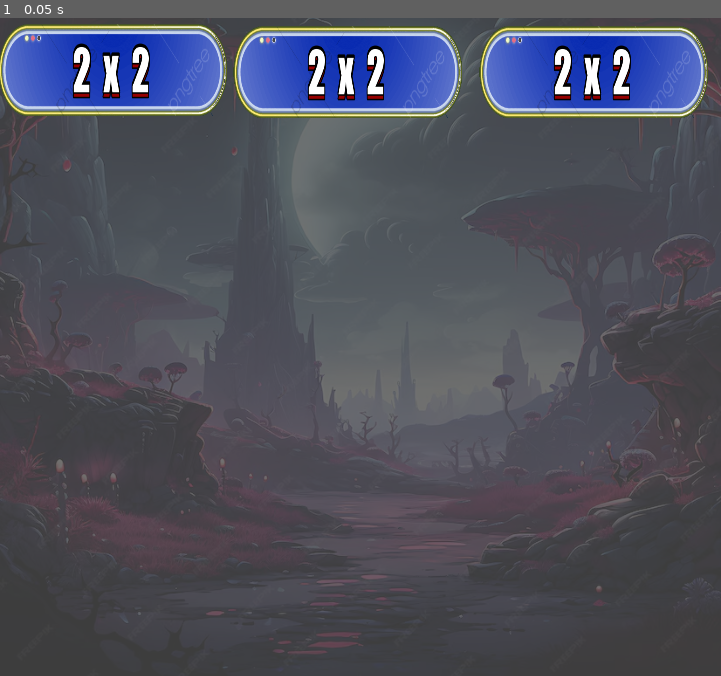
Above: before the commit, frame 1.
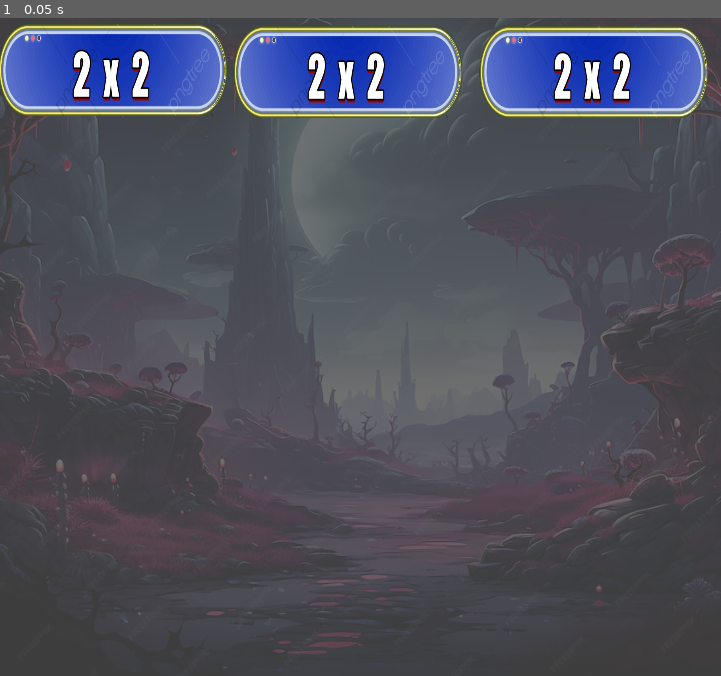
Above: after the commit, the same moment.

Repository: Klousse/Math-Invaders
Game: Godot game, scene res://Scenes/Game.tscn
Same seed, same stepped clock (60 frames per second), same inputs: the game is played once before the commit and once after it.
Inputs:
- Up to frame 1 (0.05 s): no input

The runs differ from the first frame. In frame 1, 1.0% of the frame differs, in the area x 9-88%, y 3-13%.

Commit message:
Bits and Pieces

Diff:
--- a/Scenes/invader.tscn
+++ b/Scenes/invader.tscn
@@ -1,8 +1,10 @@
-[gd_scene load_steps=4 format=3 uid="uid://bs5p1gy3uk58r"]
+[gd_scene load_steps=5 format=3 uid="uid://bs5p1gy3uk58r"]
 
 [ext_resource type="Texture2D" uid="uid://k8nhgn7a5ri5" path="res://Assets/art/frame.png" id="1_pe3rm"]
 [ext_resource type="FontFile" uid="uid://d2jq8fxj6a4o6" path="res://Assets/fonts/impact.ttf" id="2_irfb8"]
 [ext_resource type="Script" path="res://Scripts/invader.gd" id="2_ycmcs"]
+
+[sub_resource type="Theme" id="Theme_kk50d"]
 
 [node name="Invader" type="Sprite2D"]
 texture = ExtResource("1_pe3rm")
@@ -10,43 +12,19 @@
 
 [node name="Labels" type="Node2D" parent="."]
 
-[node name="Low" type="Label" parent="Labels"]
+[node name="Calculation" type="Label" parent="Labels"]
 offset_left = -236.0
 offset_top = -48.0
 offset_right = 228.0
 offset_bottom = 62.0
-theme_override_colors/font_color = Color(0.592157, 0, 0, 1)
+theme = SubResource("Theme_kk50d")
+theme_override_colors/font_color = Color(1, 1, 1, 1)
+theme_override_colors/font_shadow_color = Color(0.611765, 0, 0, 1)
 theme_override_colors/font_outline_color = Color(0, 0, 0, 1)
-theme_override_constants/outline_size = 10
+theme_override_constants/shadow_offset_y = 6
+theme_override_constants/outline_size = 11
 theme_override_fonts/font = ExtResource("2_irfb8")
 theme_override_font_sizes/font_size = 90
 text = "1  +  1"
 horizontal_alignment = 1
 vertical_alignment = 2
-
-[node name="High" type="Label" parent="Labels"]
-offset_left = -236.0
-offset_top = -58.0
-offset_right = 228.0
-offset_bottom = 52.0
-theme_override_colors/font_color = Color(0, 0, 0, 1)
-theme_override_colors/font_outline_color = Color(0, 0, 0, 1)
-theme_override_constants/outline_size = 10
-theme_override_fonts/font = ExtResource("2_irfb8")
-theme_override_font_sizes/font_size = 90
-text = "1  +  1"
-horizontal_alignment = 1
-vertical_alignment = 2
-
-[node name="Top" type="Label" parent="Labels"]
-offset_left = -236.0
-offset_top = -55.0
-offset_right = 228.0
-offset_bottom = 55.0
-theme_override_colors/font_outline_color = Color(0, 0, 0, 1)
-theme_override_constants/outline_size = 10
-theme_override_fonts/font = ExtResource("2_irfb8")
-theme_override_font_sizes/font_size = 90
-text = "1  +  1"
-horizontal_alignment = 1
-vertical_alignment = 2
--- a/Scripts/CalculationGenerator.gd
+++ b/Scripts/CalculationGenerator.gd
@@ -3,6 +3,7 @@
 class_name generator
 
 var p_digitWeights = [1,1,1,1,1,1,1,1,1,1] #weightings for producing a digit between 0 ~ 9
+
 
 func GetProbabilityIndex(table, nOutOf=null):
 	if nOutOf == null:
@@ -29,11 +30,11 @@
 		string += string + str(GetProbabilityIndex(p_digitWeights))
 	return int(string)
 
-
-func generate_addition() -> int:
+func generate_addition() -> [string, int]:
 # Generate an addition calculation, e.g., 10 + 5
-	var operand1 = randi() % 90 + 10
-	var operand2 = randi() % 90 + 10
+	var operand1 = GenerateNumber(2)
+	var operand2 = GenerateNumber(1)
+	var answer =
 	return operand1 + operand2
 
 # Called when the node enters the scene tree for the first time.
--- /dev/null
+++ b/Scripts/calc.gd
@@ -0,0 +1,12 @@
+class_name Calculation
+
+extends Object
+
+# Define properties for the question and answer
+var question: String
+var answer: int
+
+# Constructor method to initialize the calculation
+func _init(question: String, answer: int):
+	self.question = question
+	self.answer = answer
--- a/Scripts/invader.gd
+++ b/Scripts/invader.gd
@@ -2,18 +2,18 @@
 
 class_name invader
 
-var p_answer = 0
-var p_lives = 1
+var Answer = 0
+var Lives = 1
 @onready var n_Label = $Labels
 @onready var n_AllLabels = n_Label.get_children()
 
 func CheckAnswer(val):
-	if val == p_answer:	CorrectAnswer()
+	if val == Answer:	CorrectAnswer()
 	else:	FalseAnswer()
 
 func CorrectAnswer():
-	p_lives -= 1
-	if p_lives == 0:
+	Lives -= 1
+	if Lives == 0:
 		Die()
 	pass
 
